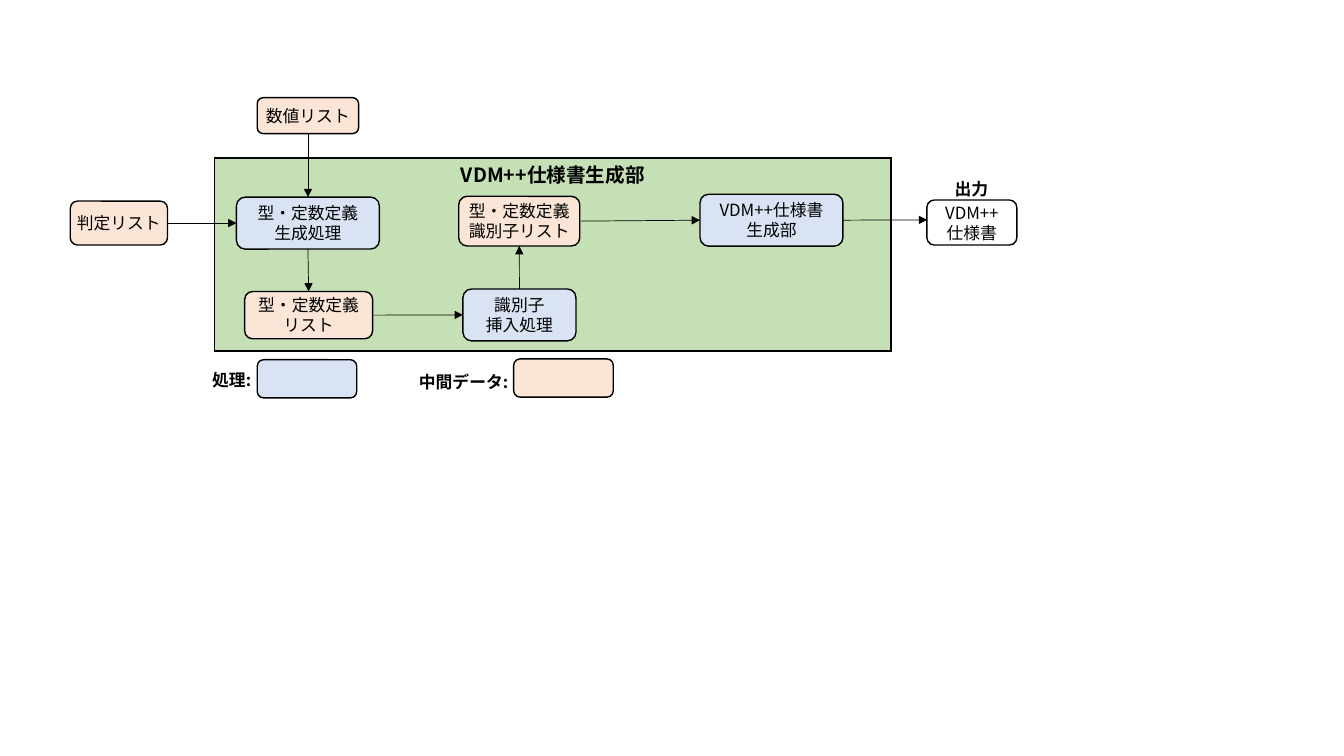
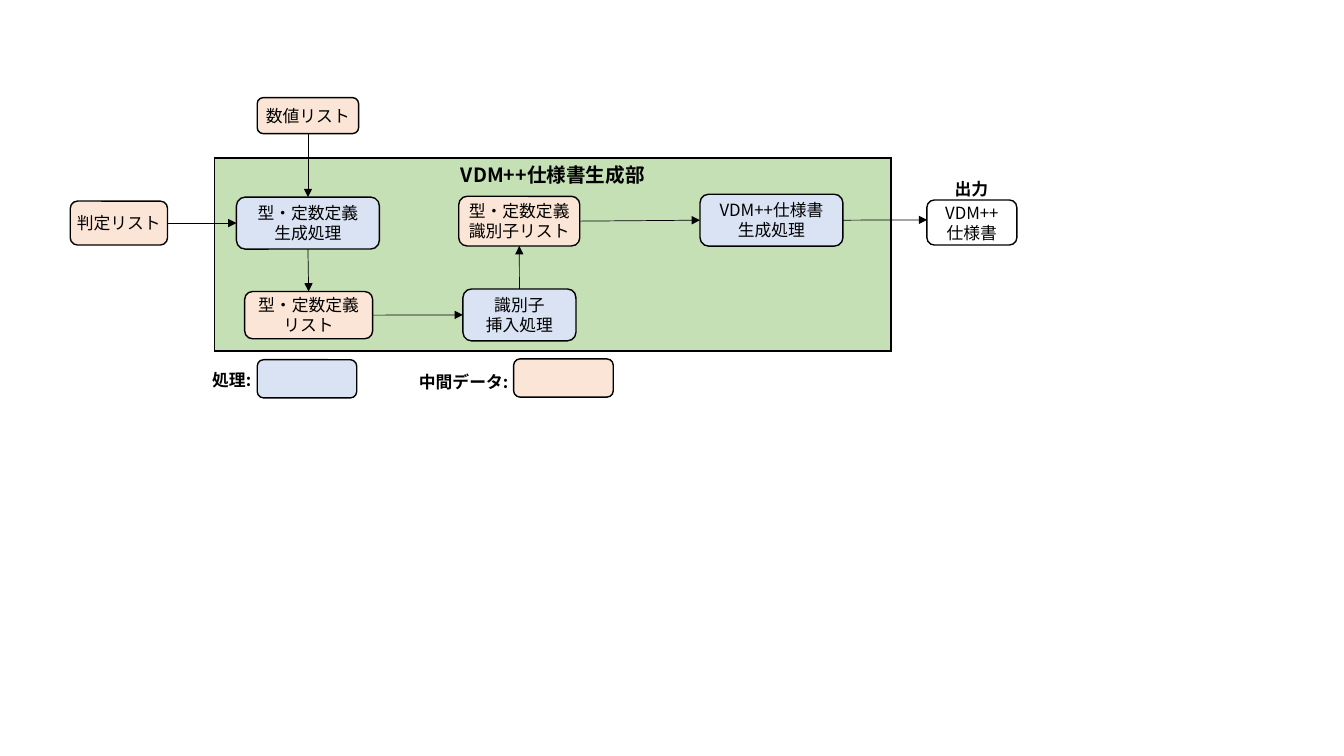
Before and after one commit to sugaken0528/masterPaper, a slide deck: slide 10 of image/sozai.pptx (slide 8 before the commit). Drawn at 1344x756 pixels with LibreOffice and Linux fonts; fonts in the diff are those of the drawing. Boxes give left, top, right and bottom in pixels: in the first picture for what was removed or moved away, otherwise in the second. Text is boxed around its words. In the diff, an @@ line names an element or a change of style, - is before the commit and + after.

```diff
--- a/image/sozai.pptx
+++ b/image/sozai.pptx
@@ text in rounded rectangle at box(738, 222, 805, 238): text changed @@
-生成部
+生成処理
```
Also in this commit, not shown: 4 other slides changed, 4 slides added, 2 slides removed, 37 other files.
